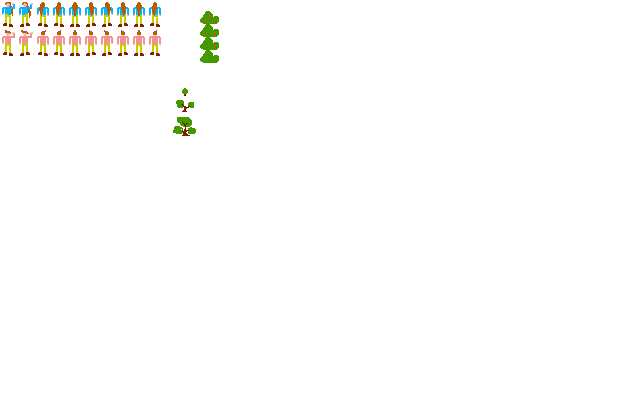
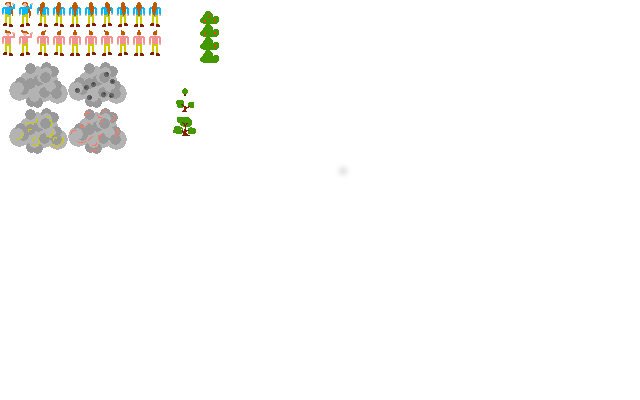
Layered file, before and after one edit (640x400). Changes by layer:
painted on "Hintergrund" over [left=9, top=62, right=350, bottom=178]
